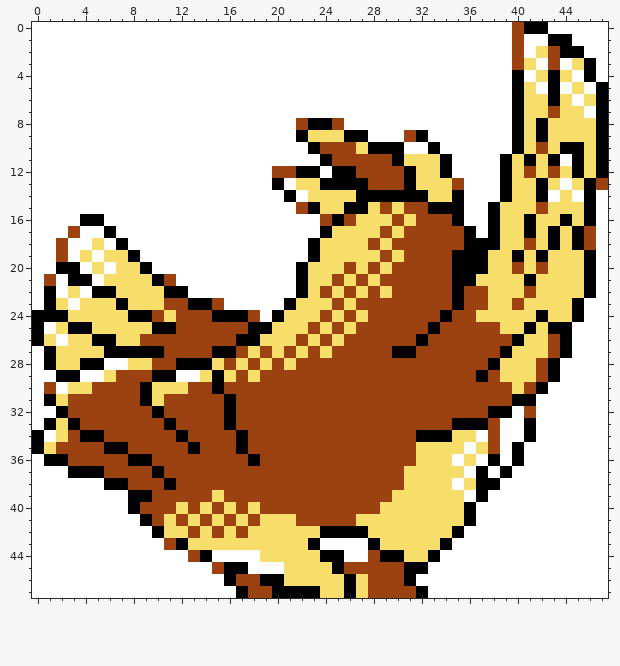
A pixel-art sprite gets an edit: gfx/pokemon/pidgey/back.png. Above: the version before the commit.
The file is 48x48 pixels.
Now the later version:
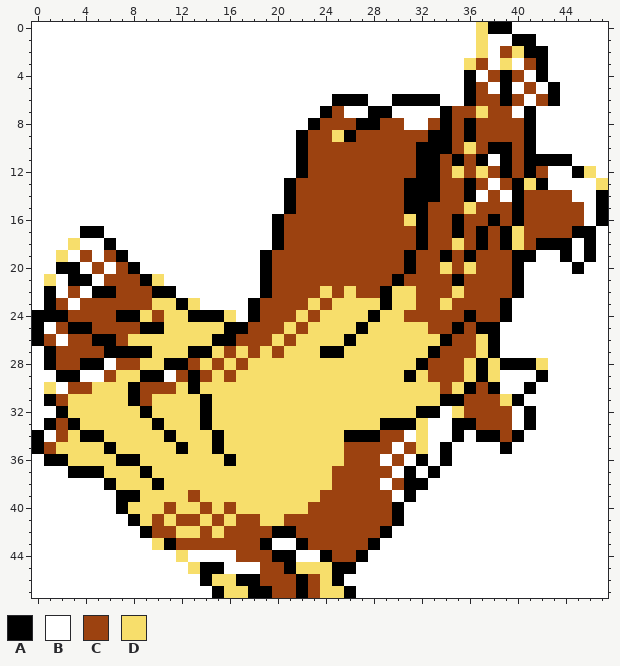
Palette (. is transparent): A #000000  B #ffffff  C #9c4210  D #f7de6b
What changed:
y 0: x 37..42 BBBCAA -> DAABBB
y 1: x 37 B -> D; x 40..41 CB -> AA; x 43..44 AA -> BB
y 2: x 37 B -> D; x 39..45 BCBDCAA -> CDAABBB
y 3: x 36..37 BB -> DC; x 39..43 BCDBC -> DBCAB; x 45..46 DA -> BB
y 4: x 36 B -> A; x 38..40 BBA -> CAC; x 42..44 DAD -> ABB; x 46 A -> B
y 5: x 36..37 BB -> AC; x 39..41 BAD -> ABC; x 45 D -> B; x 47 A -> B
y 6: x 25..27 BBB -> AAA; x 30..33 BBBB -> AAAA; x 36..42 BBBBADD -> ACCACBC; x 44 D -> B; x 46..47 DA -> BB
y 7: x 24..25 BB -> AC; x 28..29 BB -> AA; x 34..45 BBBBBBADDCDD -> ACCDCCBABBBB; x 47 A -> B
y 8: x 22 C -> B; x 24 A -> C; x 26..30 BBBBB -> CAACC; x 33..47 BBBBBBBADADDDDA -> CACACCCCABBBBBB
y 9: x 23..24 DD -> CC; x 27..30 ABBB -> CCCC; x 32..47 ABBBBBBBADADDDDA -> CAACACCCCABBBBBB
y 10: x 22..23 BA -> AC; x 27..32 DAAABB -> CCCCCA; x 34..47 BBBBBBADCDAADA -> ACDCAACABBBBBB
y 11: x 22..24 BBA -> ACC; x 30..37 ADDDABBB -> CCAACACA; x 40 D -> C; x 42 D -> A; x 44..47 BADA -> ABBB
y 12: x 20..21 CC -> BB; x 23..26 ABAA -> CCCC; x 31..38 ADDABBBB -> CAACDCDC; x 40..44 DCDCD -> CACBB; x 47 A -> B
y 13: x 20..27 ABDDAAAA -> BACCCCCC; x 32..34 DDD -> AAC; x 36..37 BB -> AC; x 39..40 AD -> CA; x 43 D -> B; x 45..47 DAC -> BBD
y 14: x 22..30 BDDDDAAAA -> CCCCCCCCC; x 33..36 DDAB -> ACCA; x 38..44 BADDABD -> CBACCCC; x 46..47 AB -> BA
y 15: x 21 B -> A; x 23..28 ADDAAD -> CCCCCC; x 30..41 DCCAAABBADDD -> CAACCCDCCCAC; x 43..47 DDDAB -> CCCBA
y 16: x 4..5 AA -> BB; x 20..23 BBBB -> ACCC; x 25 A -> C; x 27..29 DDD -> CCC; x 32 C -> A; x 36..37 BB -> CC; x 39..47 DDADDADAB -> CACCCCCBA
y 17: x 3..6 CBBA -> BAAB; x 20..28 BBBBADDDD -> ACCCCCCCC; x 30 D -> C; x 32 C -> A; x 35..39 CABAD -> ACACA; x 41..44 ADAD -> CCCC; x 46 C -> A
y 18: x 2..3 CB -> BD; x 5..7 DBA -> BAB; x 20..27 BBBADDDD -> ACCCCCCC; x 29 D -> C; x 32 C -> A; x 35..36 CA -> DC; x 38..39 AD -> CA; x 42 D -> A; x 44..46 DAC -> ABA
y 19: x 2 C -> D; x 4 D -> C; x 6..8 DDA -> CAB; x 19..28 BBBBADDDDD -> ACCCCCCCCC; x 30..31 DC -> CA; x 34..35 CA -> AC; x 37..39 ADD -> CCC; x 41..45 DADDD -> ABBAB
y 20: x 5 D -> C; x 7..9 DDA -> CAB; x 19..25 BBBADDD -> ACCCCCC; x 27 D -> C; x 29 D -> C; x 31 C -> A; x 34..46 CAAADDCDCDDDA -> DCDCCCABBBBAB
y 21: x 1 C -> D; x 6..11 DDDDAC -> CCCADB; x 19..24 BBBADD -> ACCCCC; x 26 D -> C; x 28 D -> C; x 30 C -> A; x 36..46 ADDDDADDDDA -> CCCCABBBBBB
y 22: x 3 D -> C; x 7..10 DDDD -> CCCA; x 12 A -> B; x 19..27 BBBADCDCD -> ACCCCDCDC; x 29..31 DCC -> ADD; x 35 A -> D; x 38..46 DDDCDDDDA -> CCABBBBBB
y 23: x 2 D -> C; x 4..9 DDDADD -> CCCCCC; x 11..15 CCAAC -> DADBB; x 18..22 BBBAD -> ACCCC; x 24..25 DC -> CD; x 27..31 CCCCC -> DDADD; x 34..35 CA -> DC; x 38..45 DDCDDDDA -> CABBBBBB
y 24: x 3..7 DDDDD -> CCCCA; x 9 A -> D; x 12..14 CCC -> DAA; x 16..21 AACBAD -> DBACCC; x 23..24 DC -> CD; x 26 C -> D; x 28..30 CCC -> ADD; x 34 A -> C; x 36..45 CDDDDDADDA -> ACCABBBBBB
y 25: x 2 D -> C; x 5..9 DDDDD -> CCCCA; x 11..20 ACCCCCCAAD -> DDDDDAACCC; x 22..23 DC -> CD; x 25 C -> D; x 27..33 CCCCCCA -> ADDDDDC; x 35 C -> A; x 37..44 CCDDADAA -> AABBBBBB
y 26: x 1 D -> C; x 3..4 DD -> CC; x 7 D -> C; x 9..19 CCCCCCCCAAD -> DDDDDDAACCC; x 21..22 DC -> CD; x 24 C -> D; x 26..34 CCCCCCACC -> ADDDDDDDA; x 37..44 CCCADDCA -> DABBBBBB
y 27: x 2..5 DDDD -> CCCC; x 10..21 ACCCCAACDCDC -> DDDAADCDCDCD; x 23..33 CDCCCCCAACC -> DAADDDDDDDA; x 37..44 CCADDDCA -> DABBBBBB
y 28: x 2..3 DD -> CC; x 7..8 BD -> CC; x 10..11 CC -> DA; x 13..18 AADCDC -> CDCDCD; x 20 C -> D; x 22..32 CCCCCCCCCCC -> DDDDDDDDDDA; x 36..43 CCADDDCA -> DADAAADB
y 29: x 6..9 DCCC -> CDDA; x 11..17 ABBDADC -> BCACDCD; x 19..32 CCCCCCCCCCCCCC -> DDDDDDDDDDDDAD; x 36 C -> D; x 38..43 CDDDCA -> DBBBAB
y 30: x 1 C -> D; x 3..11 DDCCCCADD -> CCDDDACCC; x 13..33 CCACCCCCCCCCCCCCCCCCC -> ADDDDDDDDDDDDDDDDDDDD; x 35..36 CC -> DA; x 38..42 CCDCA -> ABBAB
y 31: x 2..9 DCCCCCCA -> CDDDDDAC; x 11..35 CCCCCACCCCCCCCCCCCCCCCCCC -> DDDADDDDDDDDDDDDDDDDDDDAA; x 39 C -> D; x 41 A -> B
y 32: x 3..35 CCCCCCCACCCCCACCCCCCCCCCCCCCCCCCC -> DDDDDDADDDDADDDDDDDDDDDDDDDDDAABD; x 38..39 AA -> CC; x 41 C -> A
y 33: x 2 D -> C; x 4..34 CCCCCCCACCCCACCCCCCCCCCCCCCCCCC -> DDDDDDADDDADDDDDDDDDDDDDDAAADBB; x 37 A -> C; x 39 B -> C
y 34: x 2..3 DC -> CD; x 6..28 CCCCCCACCCCACCCCCCCCCCC -> DDDDDADDDADDDDDDDDDDAAA; x 31..41 CAAADDBCBBA -> BDBBABAACAB
y 35: x 1..5 DCCCC -> CDDDD; x 7..25 ACCCCCACCCACCCCCCCC -> DDDDDADDADDDDDDDDDD; x 30 C -> B; x 33..35 DDD -> BAB; x 37..40 DCBA -> BBAB
y 36: x 3..7 CCCCC -> DDDDA; x 9..25 ACCCCCCCCACCCCCCC -> DDDDDDDADDDDDDDDD; x 29 C -> B; x 31..34 CDDD -> BABA; x 36 D -> B; x 38 A -> B; x 40 A -> B
y 37: x 6..24 CCCCACCCCCCCCCCCCCC -> DDDADDDDDDDDDDDDDDD; x 30..35 CDDDDD -> BABABB; x 37 A -> B; x 39 A -> B
y 38: x 7..24 ACCCACCCCCCCCCCCCC -> DDDADDDDDDDDDDDDDD; x 29 C -> B; x 31..34 DDDD -> AABB; x 36..38 DAA -> BBB
y 39: x 7 B -> A; x 9..12 ACCC -> DDDD; x 14 C -> D; x 16..23 CCCCCCCC -> DDDDDDDD; x 30..35 DDDDDD -> BABBBB; x 37 A -> B
y 40: x 7..10 BACC -> ADDD; x 13..17 CDCDC -> DCDCD; x 19..22 CCCC -> DDDD; x 29..36 DDDDDDDA -> CABBBBBB
y 41: x 8..9 BA -> AD; x 13..17 DCDCD -> CDCDC; x 21 D -> C; x 27..36 DDDDDDDDDA -> CCCABBBBBB
y 42: x 9..11 BAD -> ACC; x 13..16 CDCD -> DCDC; x 18..35 DDDDDDAAAADDDDDDDA -> CCAACCCCCCCABBBBBB
y 43: x 10..27 BCADDDDDDDDDDABBBB -> DACCCCCCCABBACCCCC; x 29..34 DDDDDA -> BBBBBB
y 44: x 12..14 BCA -> DBB; x 17..23 BBDDDDD -> CCCAABB; x 25..33 ABBCAADDA -> CCABBBBBB
y 45: x 13..17 BBCAA -> DAABB; x 19..21 BBD -> CCA; x 26..32 CCCCCAA -> ABBBBBB
y 46: x 14..23 BBACCAADDD -> ADDAACCCAC; x 25..31 DADCCCA -> ABBBBBB
y 47: x 15..21 BBACCAA -> ADDAACC; x 23 A -> C; x 27..32 DCCCCA -> BBBBBB
Pixel boxes of the changes (left, top, right, bottom) in both pictures:
changed: (44, 22, 608, 598)
